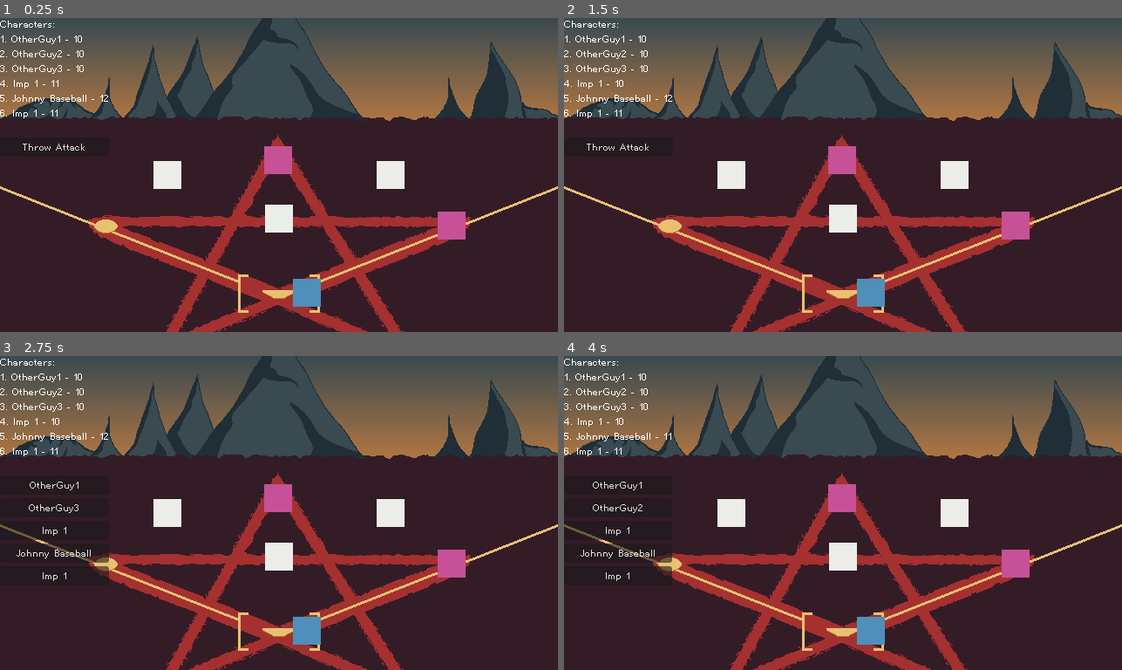
Above: before the commit, frames 1-4 (two rows, left to right).
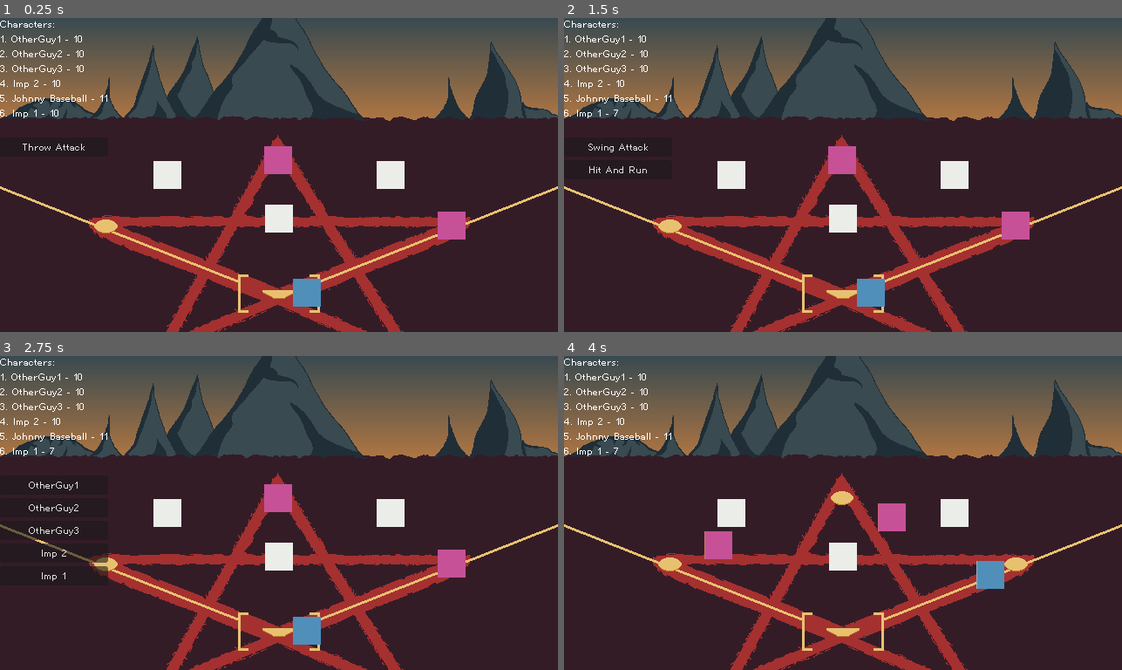
Above: after the commit, the same moments.

Repository: JacquesJajo/ludum-dare-59
Game: Godot game, scene res://scenes/game.tscn
Two runs of this game, one before a commit and one after it. Both use one fixed random seed, a clock stepped at 60 frames per second and the inputs below.
Inputs (mouse positions are in pixels of both pictures, inside the frame that each line leads up to):
- Up to frame 1 (0.25 s): no input
- Up to frame 2 (1.5 s): click "Throw Attack" at 0.5 s; click "Imp 1" at 1.25 s
- Up to frame 3 (2.75 s): click "Throw Attack" (after the commit: "Swing Attack") at 2 s
- Up to frame 4 (4 s): click (619, 553) at 2.75 s, where only the run after the commit has a clickable "Imp 2"; click (619, 484) at 3.5 s, where only the run before the commit has a clickable "Throw Attack"

The runs differ from the first frame. In frame 1, less than 0.1% of the frame differs, in the area x 6-20%, y 19-32%; in frame 2, 0.2%; in frame 3, 0.3%; in frame 4, 3.2%, in the area x 0-84%, y 19-92%.

Commit message:
npc random action selector

Diff:
--- a/scenes/actions/action_manager.gd
+++ b/scenes/actions/action_manager.gd
@@ -12,6 +12,10 @@
 var action_to_execute: Action
 
 func select_action(character: Character) -> void:
+	if character.is_npc:
+		_on_menu_action_selected(character.get_random_option())
+		return
+
 	var instance: ActionMenu = action_menu.instantiate()
 	instance.options = character.get_possible_actions()
 	ui_layer.get_debug_list().add_child(instance)
--- a/scenes/baseball_arena.tscn
+++ b/scenes/baseball_arena.tscn
@@ -63,6 +63,7 @@
 armour_class = 10
 state = 2
 gfx = NodePath("../../GFXManager/OtherGuy1")
+is_npc = true
 
 [node name="ThrowAttack" parent="CharacterManager/OtherGuy1" instance=ExtResource("5_woeuh")]
 
@@ -73,6 +74,7 @@
 max_health = 10
 armour_class = 10
 gfx = NodePath("../../GFXManager/OtherGuy2")
+is_npc = true
 
 [node name="ThrowAttack" parent="CharacterManager/OtherGuy2" instance=ExtResource("5_woeuh")]
 
@@ -83,6 +85,7 @@
 max_health = 10
 armour_class = 10
 gfx = NodePath("../../GFXManager/OtherGuy3")
+is_npc = true
 
 [node name="ThrowAttack" parent="CharacterManager/OtherGuy3" instance=ExtResource("5_woeuh")]
 
@@ -99,7 +102,7 @@
 [node name="ThrowAttack" parent="CharacterManager/Imp1" instance=ExtResource("5_woeuh")]
 
 [node name="Imp2" parent="CharacterManager" node_paths=PackedStringArray("gfx") instance=ExtResource("2_jtmev")]
-character_name = "Imp 1"
+character_name = "Imp 2"
 initiative_bonus = 2
 strength = 3
 max_health = 11
--- a/scenes/characters/character.gd
+++ b/scenes/characters/character.gd
@@ -26,6 +26,8 @@
 @export var state: State
 
 @export var gfx: CharacterSprite
+
+@export var is_npc: bool
 
 var base_manager: BaseManager
 var base_index: int = -1
@@ -61,6 +63,9 @@
 
 	return actions
 
+func get_random_option() -> Action:
+	return get_possible_actions()[randi_range(0, get_possible_actions().size() - 1)]
+
 func is_pitcher() -> bool:
 	return state == State.PITCHER
 
--- a/scenes/characters/character_manager.gd
+++ b/scenes/characters/character_manager.gd
@@ -63,6 +63,15 @@
 	target_list.append_array(character_list)
 	target_list.remove_at(character_index)
 
+	if action.user.is_npc:
+		var non_npc_targets: Array[Character]
+		for character: Character in target_list:
+			if !character.is_npc:
+				non_npc_targets.append(character)
+
+		_on_target_character_selected(non_npc_targets[randi_range(0, non_npc_targets.size() - 1)])
+		return
+
 	var instance: CharacterMenu = character_menu.instantiate()
 	instance.options = target_list
 	ui_layer.get_debug_list().add_child(instance)
